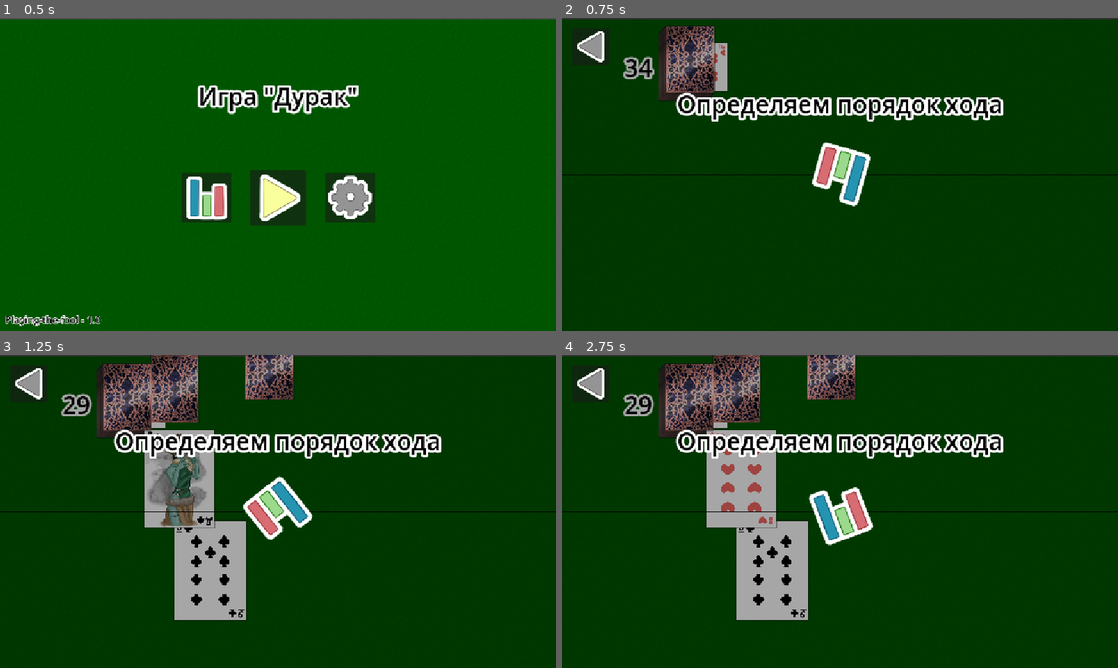
Above: before the commit, frames 1-4 (two rows, left to right).
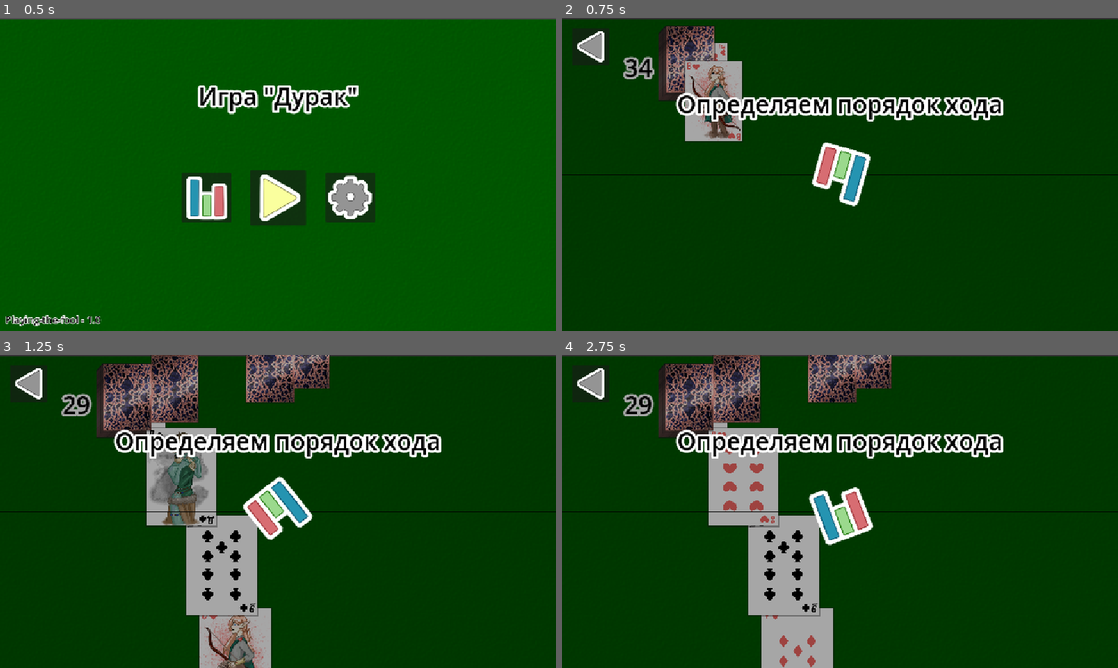
Above: after the commit, the same moments.

Repository: Yulya-S/Playing-the-fool
Game: Godot game, scene res://scenes/main.tscn
Two runs of this game, one before a commit and one after it. Both use one fixed random seed, a clock stepped at 60 frames per second and the inputs below.
Inputs (mouse positions are in pixels of both pictures, inside the frame that each line leads up to):
- Up to frame 1 (0.5 s): no input
- Up to frame 2 (0.75 s): click (840, 196) at 0.5 s
- Up to frame 3 (1.25 s): no input
- Up to frame 4 (2.75 s): click (589, 383) at 1.25 s; click (840, 533) at 2 s

Frame 1 is identical in both runs. In frame 2, 2.0% of the frame differs, in the area x 22-33%, y 13-40%; in frame 3, 7.5%, in the area x 26-60%, y 0-100%; in frame 4, 7.0%.
Error in both runs: Invalid call. Nonexistent function 'store_json' in base 'Node (Global.gd)'. (res://scripts/main.gd:14)

Commit message:
Correcting the centering of cards in the hand

Diff:
--- a/playing-the-fool/scripts/fragments/Hand.gd
+++ b/playing-the-fool/scripts/Hands/Hand.gd
@@ -25,7 +25,7 @@
 	if get_child_count() > 0:
 		var weight: float = 100 * (get_child_count() - 1)
 		if weight > max_weight: weight = max_weight
-		step = weight / (get_child_count() - 1)
+		step = weight / (get_child_count())
 	# Применение новой позиции
 	for i in range(get_child_count()):
-		get_child(i).new_pos[0] = start_pos + (max_weight - step * get_child_count()) / 2 + step * i
+		get_child(i).new_pos[0] = start_pos + (max_weight - step * (get_child_count() - 1)) / 2 + step * i
Renamed: playing-the-fool/scripts/fragments/Hand.gd.uid -> playing-the-fool/scripts/Hands/Hand.gd.uid
